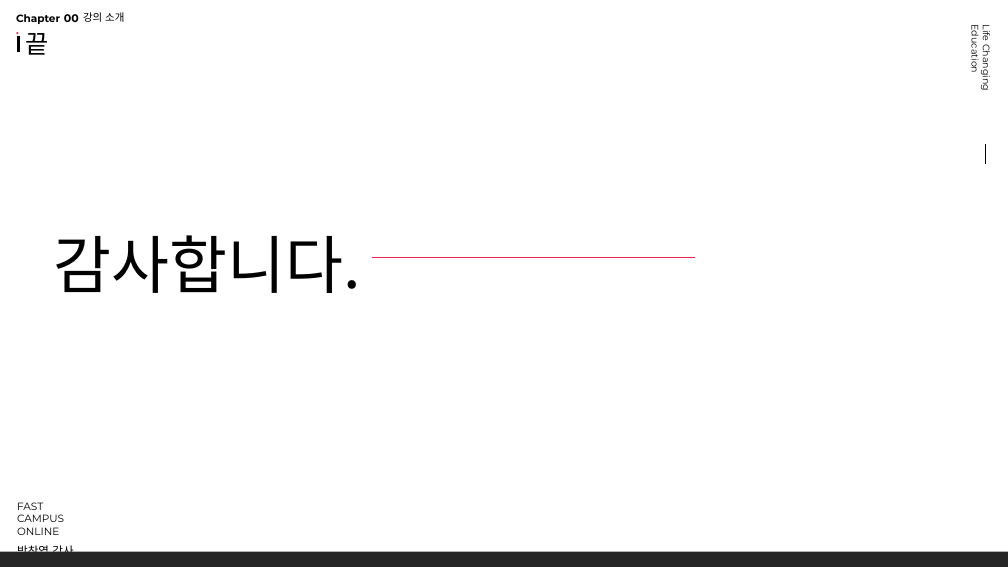
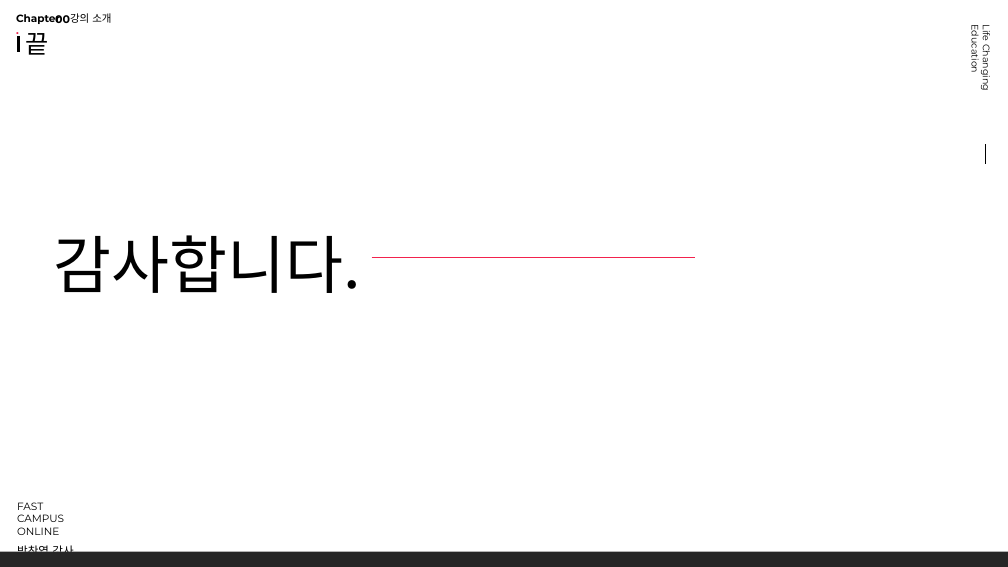
Before and after one commit to mrchypark/fcf-R-basic, a slide deck: slide 16 of slide/chapter00_01.pptx (slide 18 before the commit). Drawn at 1008x567 pixels with LibreOffice and Linux fonts; fonts in the diff are those of the drawing; background and template pictures are left out. Boxes give left, top, right and bottom in pixels: in the first picture for what was removed or moved away, otherwise in the second. Text is boxed around its words. In the diff, an @@ line names an element or a change of style, - is before the commit and + after.

```diff
--- a/slide/chapter00_01.pptx
+++ b/slide/chapter00_01.pptx
@@ text "00" moved from (x1=64, y1=14, x2=79, y2=22) to (x1=55, y1=15, x2=70, y2=23) @@
@@ text "강의 소개" moved from (x1=83, y1=12, x2=124, y2=22) to (x1=70, y1=13, x2=111, y2=23) @@
```
Also in this commit, not shown: 2 other slides changed, 1 slide added, 3 slides removed, 5 other files.
